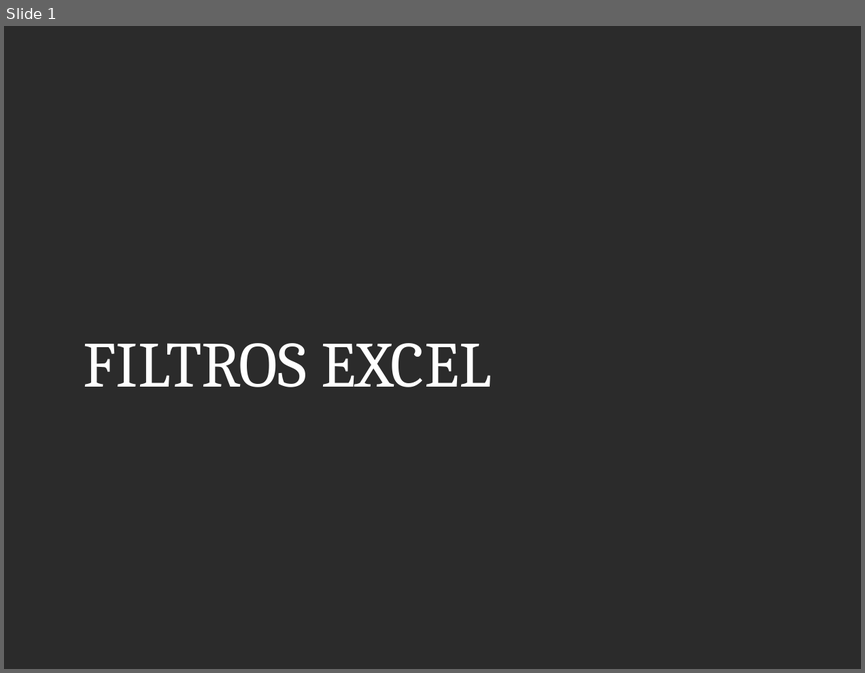
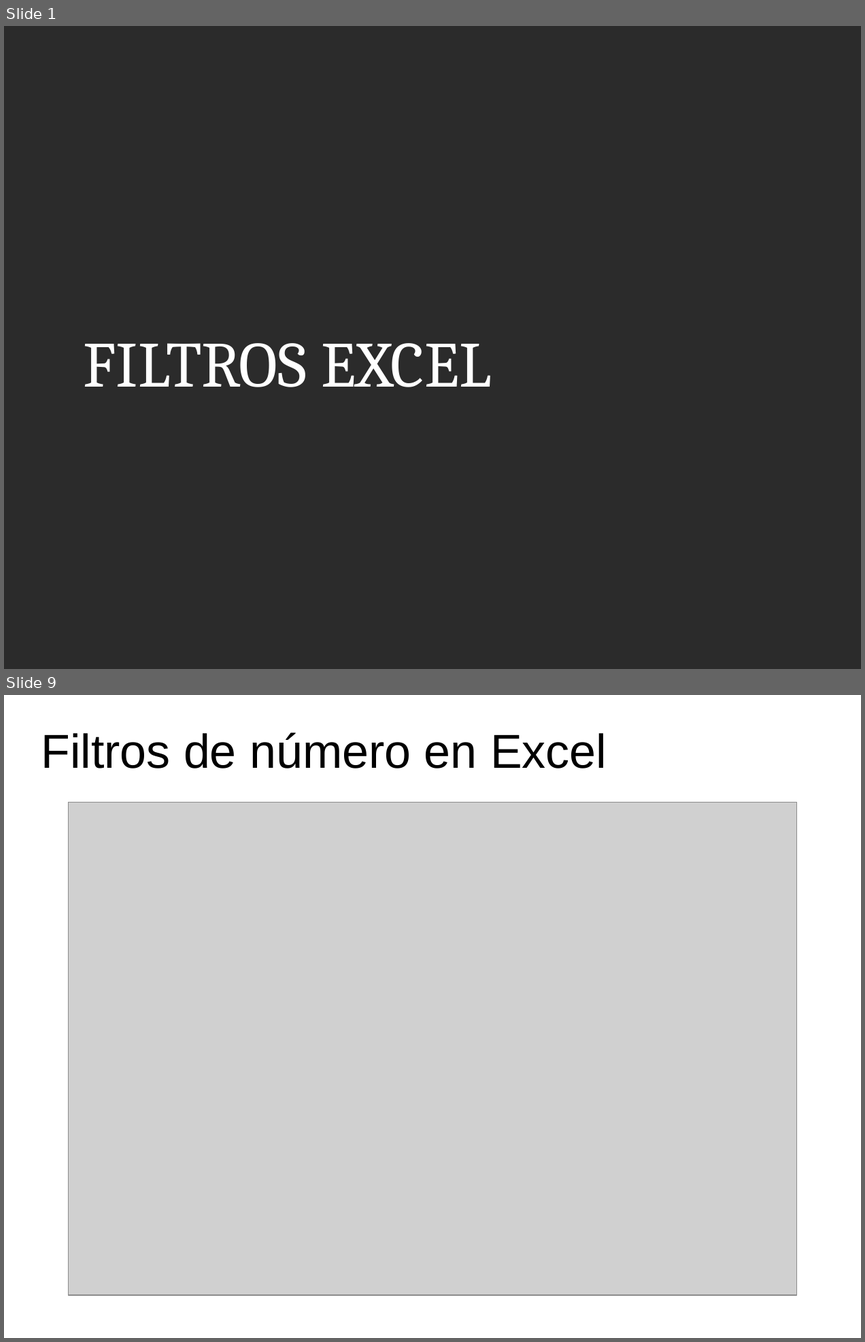
Before and after one commit to kleberloayzacastro/universidad, a slide deck: 2015-2016/clases/informatica_aplicada/clase_9/clase_9.pptx. Shown one above the other, each under a label of ours: slide 1 before the commit, slides 1 and 9 after it; the slides between them are not shown. The pictures are 865x673 and 865x1342 pixels, drawn with LibreOffice and Linux fonts; fonts in the diff are those of the drawing; grey boxes stand for pictures; background and template pictures are left out; a plain dark background stands for a picture behind light text. Boxes give left, top, right and bottom in pixels: in the first picture for what was removed or moved away, otherwise in the second. Text is boxed around its words. In the diff, an @@ line names an element or a change of style, - is before the commit and + after.

```diff
--- a/2015-2016/clases/informatica_aplicada/clase_9/clase_9.pptx
+++ b/2015-2016/clases/informatica_aplicada/clase_9/clase_9.pptx
@@ slide 9 added at (4,695,861,1338), background picture (left out) @@
@@ text added at (41,732,606,768), 40 pt, text #000000 @@
+Filtros de número en Excel
@@ picture added at (68,802,797,1295) @@
```
Also in this commit, not shown: 11 other slides added, 50 other files.
